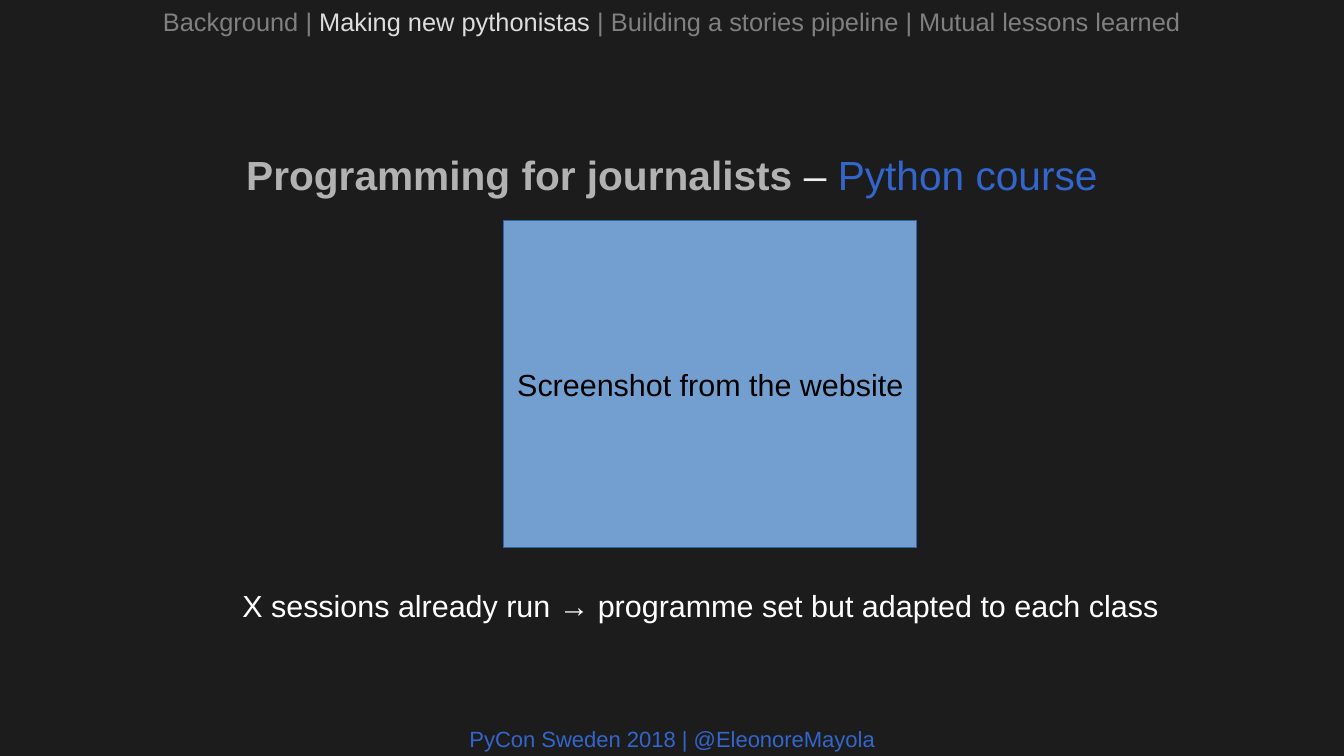
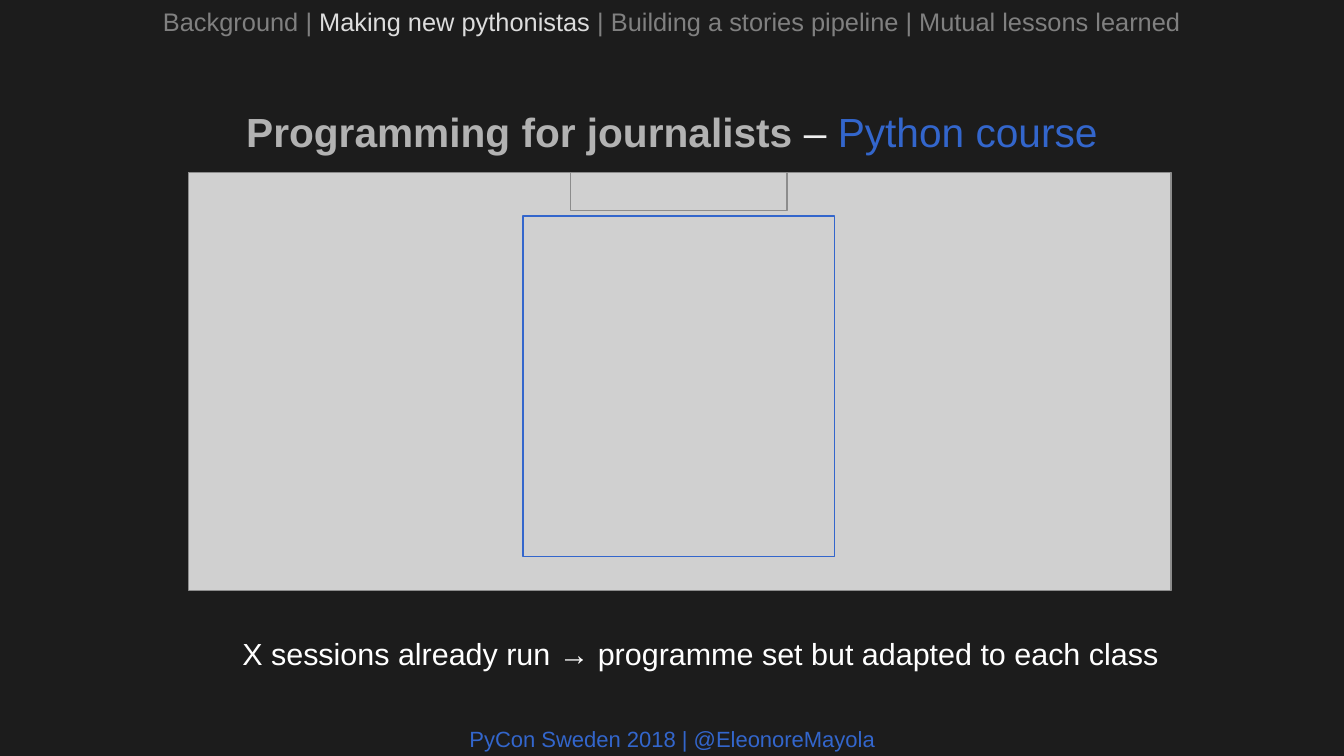
Before and after one commit to Eleonore9/-pyconse18, a slide deck: slide 9 of pyconse2018.odp. Drawn at 1344x756 pixels with LibreOffice and Linux fonts; fonts in the diff are those of the drawing; grey boxes stand for pictures. Boxes give left, top, right and bottom in pixels: in the first picture for what was removed or moved away, otherwise in the second. Text is boxed around its words. In the diff, an @@ line names an element or a change of style, - is before the commit and + after.

Commit message:
Introduce courses

```diff
--- a/pyconse2018.odp
+++ b/pyconse2018.odp
@@ text "Programming for journalists – Python ...": place and size @@
-text "Programming for journalists – Python ..." at (246, 160, 1098, 198)
+text "Programming for journalists – Python ..." at (246, 117, 1098, 155)
@@ picture added at (189, 173, 1172, 590) @@
@@ picture added at (571, 173, 788, 211) @@
@@ rectangle removed at (504, 221, 917, 548) @@
-Screenshot from the website
@@ rectangle added at (523, 216, 834, 557), outline #3366CC 0.79 pt @@
@@ text "X sessions already run → ...": place and size @@
-text "X sessions already run → ..." at (242, 595, 1158, 623)
+text "X sessions already run → ..." at (242, 643, 1158, 671)
```
